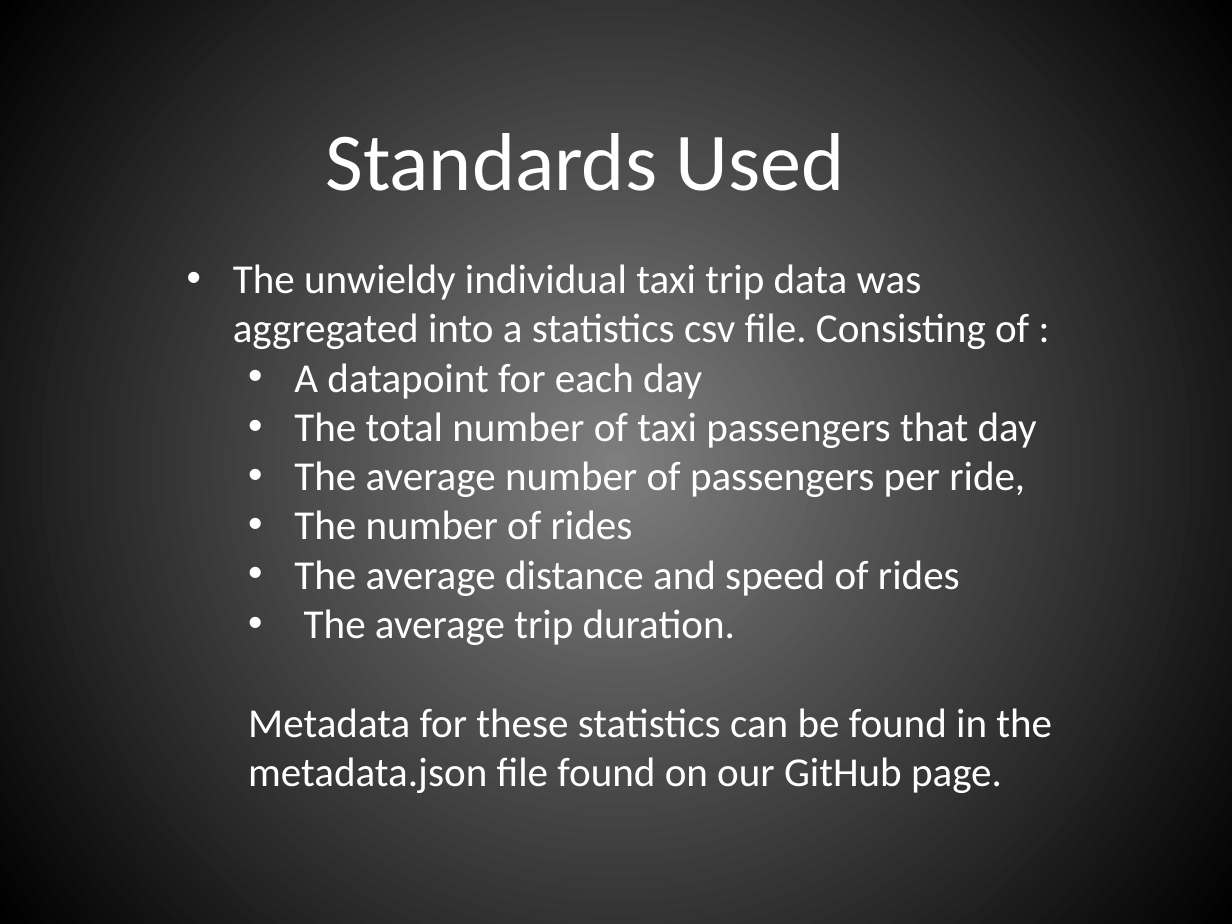
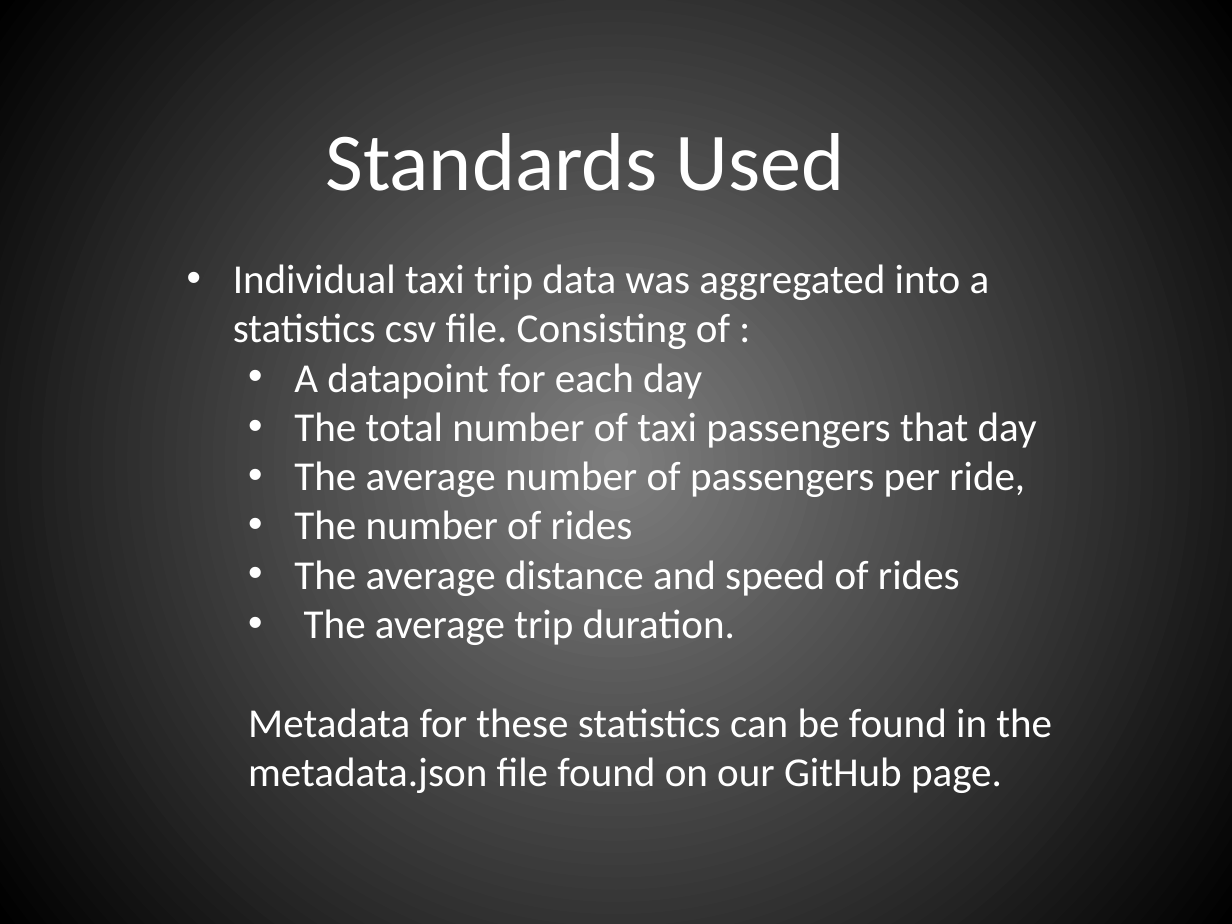
Before and after one commit to IanGross/NYC_Transportation_Weather_Study, a slide deck: slide 6 of powerpoint/presentation.pptx. Drawn at 1232x924 pixels with LibreOffice and Linux fonts; fonts in the diff are those of the drawing. Boxes give left, top, right and bottom in pixels: in the first picture for what was removed or moved away, otherwise in the second. Text is boxed around its words. In the diff, an @@ line names an element or a change of style, - is before the commit and + after.

```diff
--- a/powerpoint/presentation.pptx
+++ b/powerpoint/presentation.pptx
@@ text at bbox=[233, 264, 990, 349]: text changed @@
-• The unwieldy individual taxi trip data was aggregated into a statistics csv file. Consisting of :
+• Individual taxi trip data was aggregated into a statistics csv file. Consisting of :
```
Also in this commit, not shown: 1 other slide changed.
